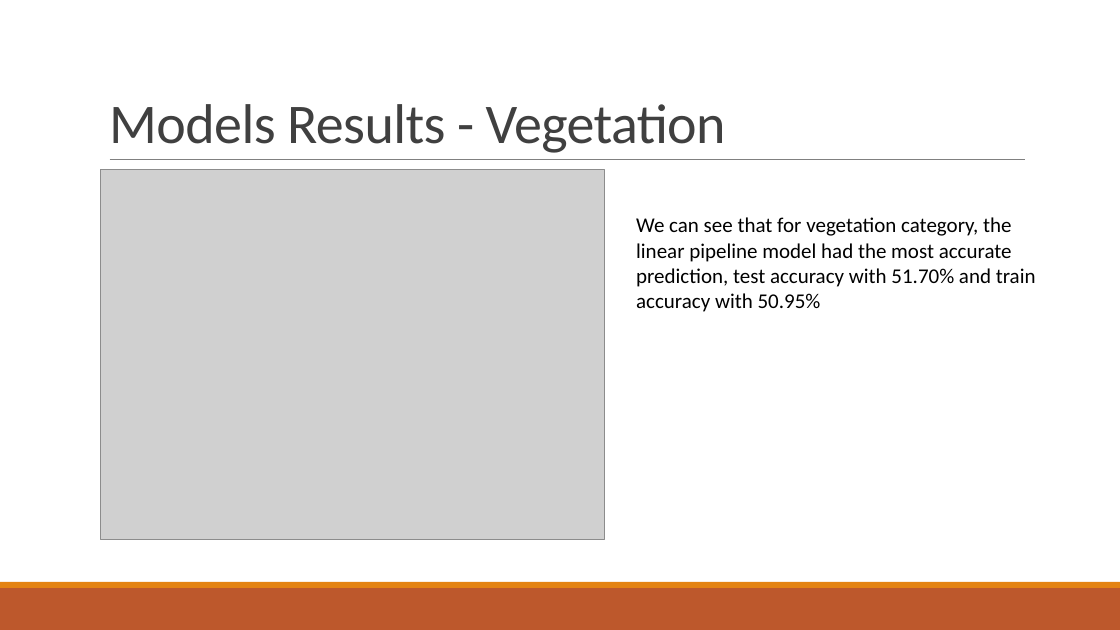
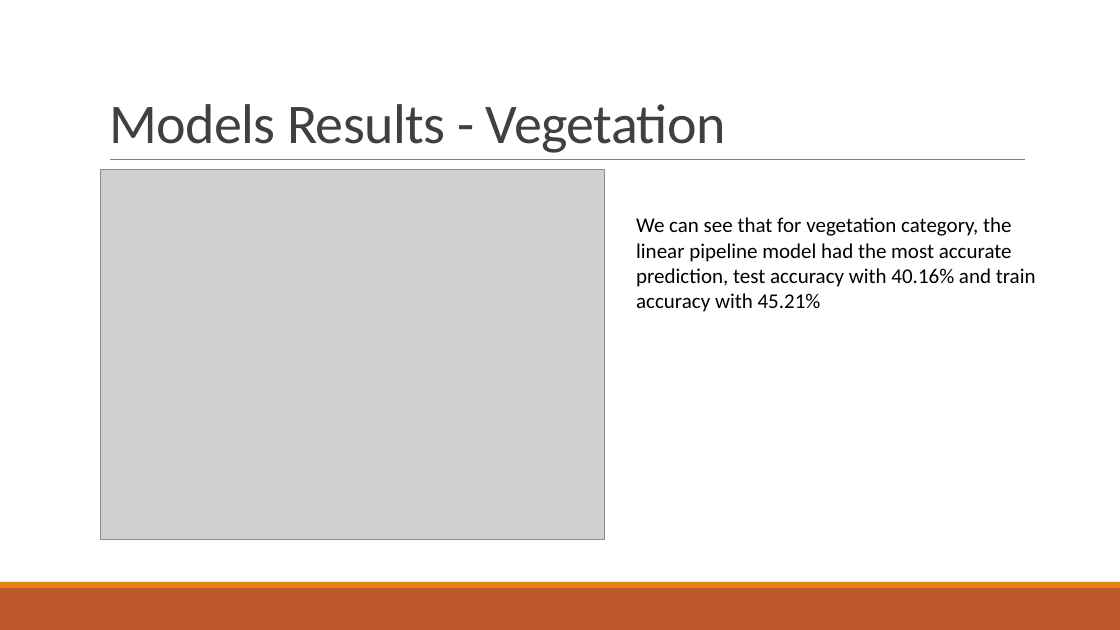
Before and after one commit to idanhoro/NASA-Heat-Maps-Prediction, a slide deck: slide 21 of Heat_Maps_presention.pptx. Drawn at 1120x630 pixels with LibreOffice and Linux fonts; fonts in the diff are those of the drawing; grey boxes stand for pictures. Boxes give left, top, right and bottom in pixels: in the first picture for what was removed or moved away, otherwise in the second. Text is boxed around its words. In the diff, an @@ line names an element or a change of style, - is before the commit and + after.

```diff
--- a/Heat_Maps_presention.pptx
+++ b/Heat_Maps_presention.pptx
@@ text at box(636, 217, 1036, 312): text changed @@
-We can see that for vegetation category, the linear pipeline model had the most accurate prediction, test accuracy with 51.70% and train accuracy with 50.95%
+We can see that for vegetation category, the linear pipeline model had the most accurate prediction, test accuracy with 40.16% and train accuracy with 45.21%
```
Also in this commit, not shown: 2 other slides changed, 1 other file.
